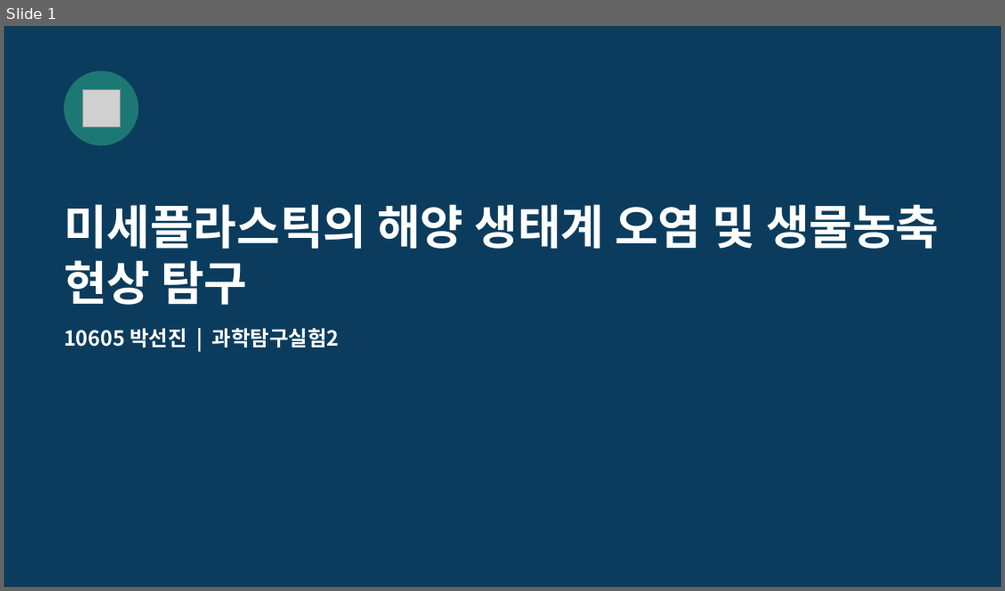
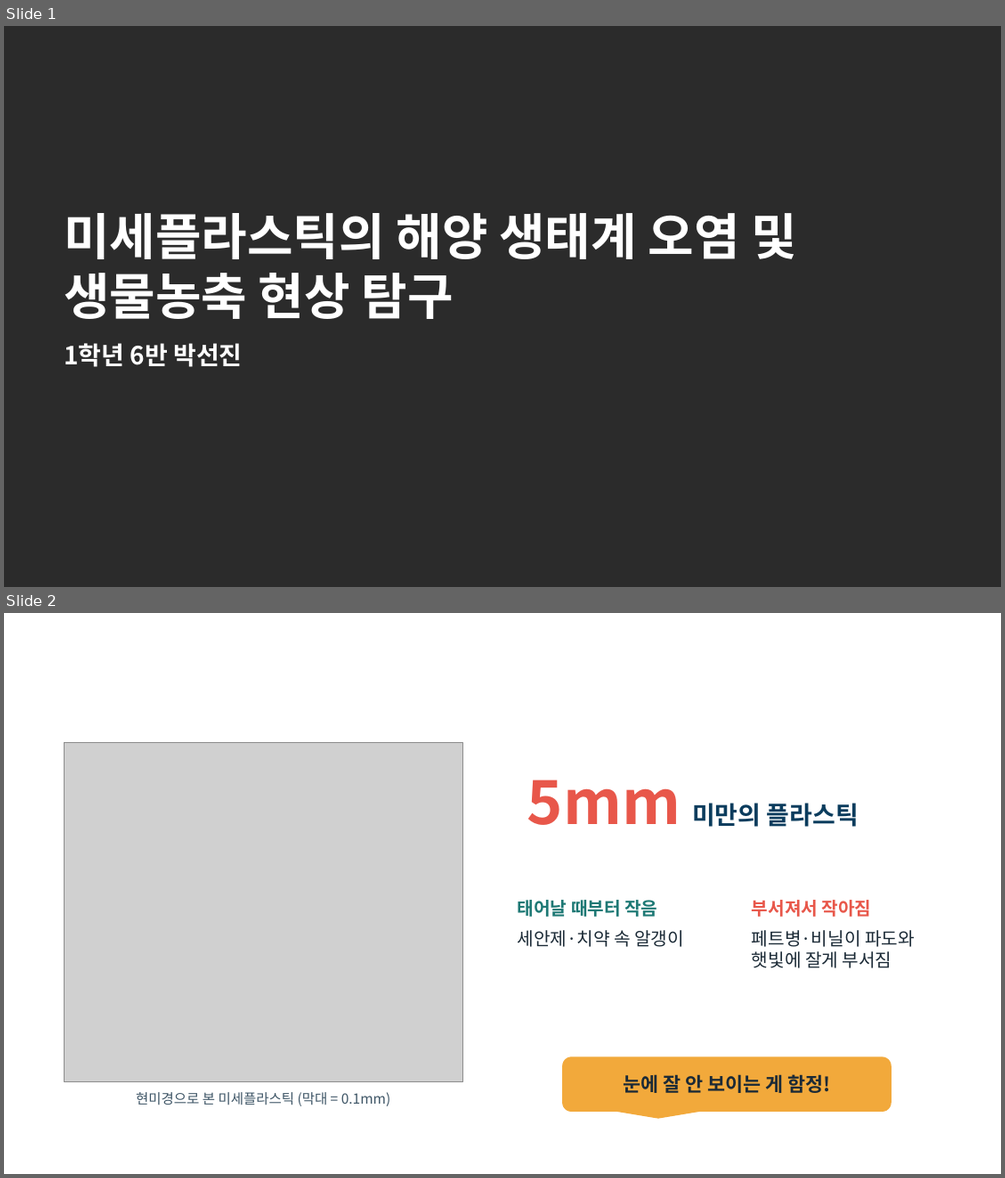
Before and after one commit to packsunjin/Graph, a slide deck: reports/미세플라스틱_발표_10605_박선진.pptx. Shown one above the other, each under a label of ours: slide 1 before the commit, slides 1 and 2 after it. The pictures are 1005x591 and 1005x1178 pixels, drawn with LibreOffice and Linux fonts; fonts in the diff are those of the drawing; grey boxes stand for pictures; background and template pictures are left out; a plain dark background stands for a picture behind light text. Boxes give left, top, right and bottom in pixels: in the first picture for what was removed or moved away, otherwise in the second. Text is boxed around its words. In the diff, an @@ line names an element or a change of style, - is before the commit and + after.

```diff
--- a/reports/미세플라스틱_발표_10605_박선진.pptx
+++ b/reports/미세플라스틱_발표_10605_박선진.pptx
@@ slide 2 added at [4, 613, 1001, 1174], background picture (left out) @@
@@ title added at [54, 638, 951, 713], 28 pt, text #FFFFFF, bold @@
+미세플라스틱이 뭐냐면요
@@ picture added at [64, 743, 462, 1081] @@
@@ rounded rectangle added at [502, 732, 951, 868], fill #FFFFFF @@
@@ text added at [527, 779, 858, 827], 18 pt, text #0B3C5D, bold @@
+5mm 미만의 플라스틱
@@ rounded rectangle added at [502, 887, 717, 1042], fill #FFFFFF @@
@@ text added at [518, 900, 684, 947], 13 pt, text #1B2A36 @@
+태어날 때부터 작음
+세안제·치약 속 알갱이
@@ rounded rectangle added at [736, 887, 951, 1042], fill #FFFFFF @@
@@ text added at [752, 900, 914, 968], 13 pt, text #1B2A36 @@
+부서져서 작아짐
+페트병·비닐이 파도와 햇빛에 잘게 부서짐
@@ rounded speech box added at [562, 1056, 891, 1111], fill #F2A93B, 14 pt, text #1B2A36, bold @@
+눈에 잘 안 보이는 게 함정!
@@ text added at [136, 1092, 391, 1106], 10 pt, text #3E5566 @@
+현미경으로 본 미세플라스틱 (막대 = 0.1mm)
@@ page number added at [911, 1134, 961, 1163], 10 pt, text #FFFFFF @@
+2
@@ slide 1 changed as well @@
@@ background #0B3C5D to picture (left out) @@
@@ ellipse removed at [64, 70, 138, 145] @@
@@ picture removed at [82, 90, 121, 127] @@
@@ title "미세플라스틱의 해양 생태계 오염 및 ..." at [64, 213, 797, 319]: size 34 to 36 pt @@
@@ text at [64, 343, 242, 367]: text changed; size 15 to 18 pt @@
-10605 박선진 | 과학탐구실험2
+1학년 6반 박선진
```
Also in this commit, not shown: 9 other slides changed, 3 other slides added, 3 slides removed, 1 other file.
